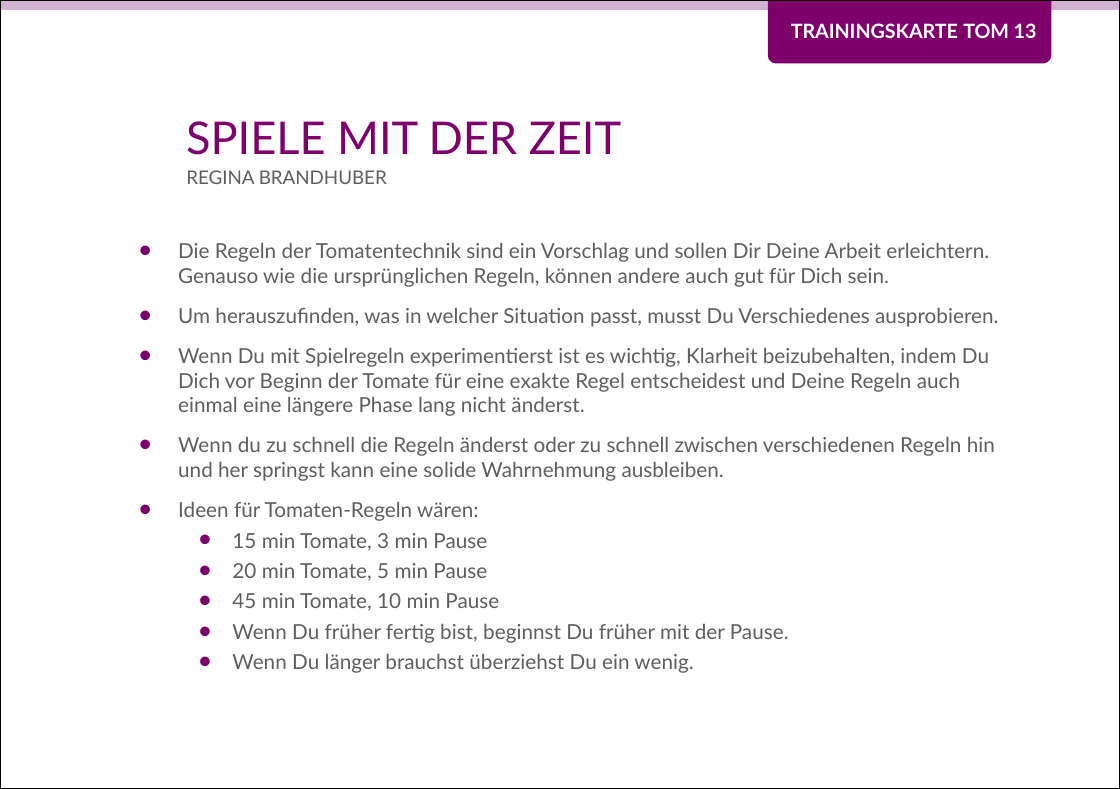
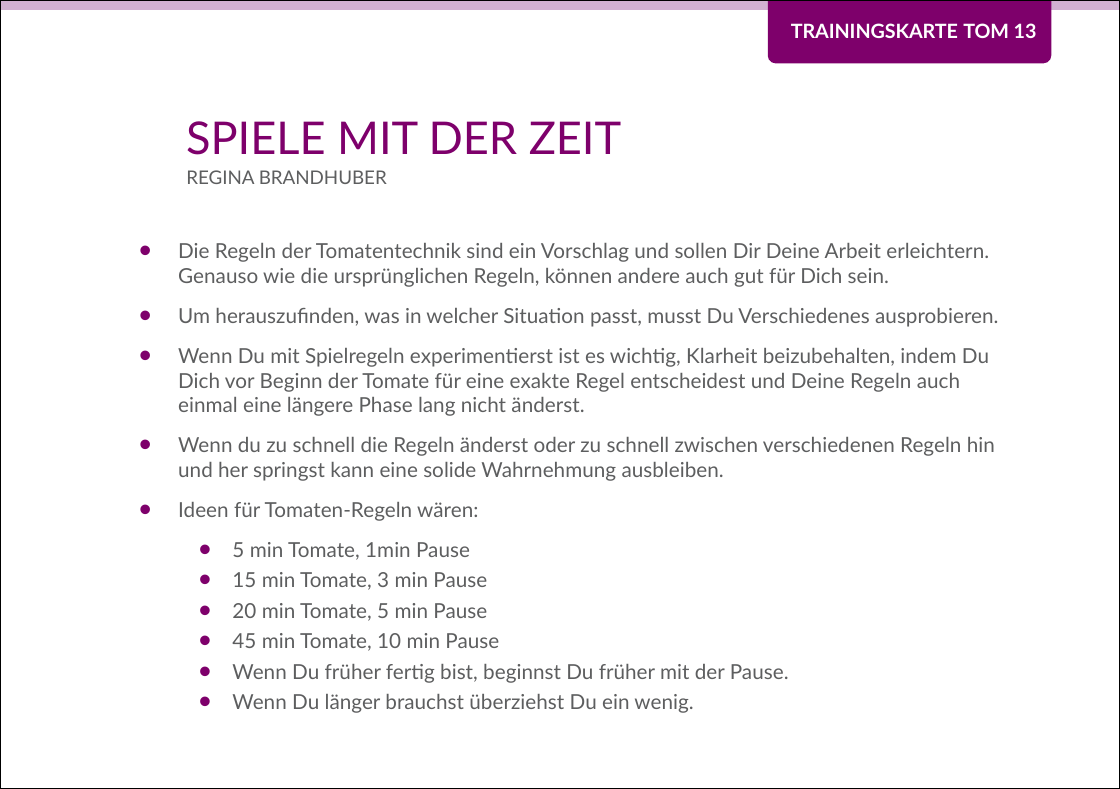
Before and after one commit to Teamtool/training-materials, a slide deck: slide 1 of music moves/Tomatoes (TOM)/ger/apprentice/ger_TOM_13_Spiele_mit_der_Zeit_MM_A.pptx. Drawn at 1120x789 pixels with LibreOffice and Linux fonts; fonts in the diff are those of the drawing; background and template pictures are left out. Boxes give left, top, right and bottom in pixels: in the first picture for what was removed or moved away, otherwise in the second. Text is boxed around its words. In the diff, an @@ line names an element or a change of style, - is before the commit and + after.

Commit message:
TOm 13 überarbeitet

```diff
--- a/music moves/Tomatoes (TOM)/ger/apprentice/ger_TOM_13_Spiele_mit_der_Zeit_MM_A.pptx
+++ b/music moves/Tomatoes (TOM)/ger/apprentice/ger_TOM_13_Spiele_mit_der_Zeit_MM_A.pptx
@@ text at [232,542,470,560]: paragraph added @@
+  • 5 min Tomate, 1min Pause
```
